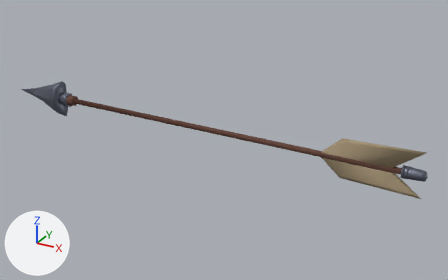
The FBX model Assets/Models/Arrow.fbx as it was, and as the next commit left it.
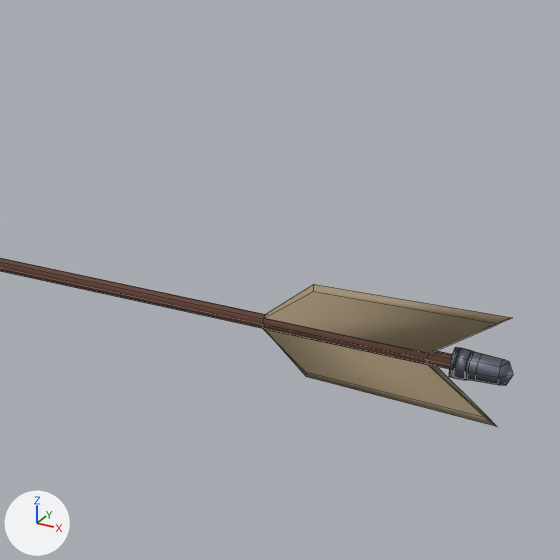
There are two pictures of each version: one whole from a 50 mm camera at (0.466, -0.762, 0.37) aimed at (0.037, 0.017, -0.02), one close up on the part from 47% to 100% of the width and 6% to 91% of the height. Lighting does not change. The marker at lower left points along +X, +Y and +Z. The close-ups show mesh edges as thin lines. Where no turn or scale is listed for an object, it has been applied to the vertices.

Script lines for the objects in view, before the commit:
```python
mat_feather = principled_material('Feather')
mat_feather.base_color = (0.376, 0.292, 0.178)  # beige #a59375
mat_feather.roughness = 0.774
me_arrow_mesh = bpy.data.meshes.new('Arrow Mesh')
me_arrow_mesh.from_pydata(...)  # 340 vertices, 340 faces; spans x -0.375..0.35, y -0.019..0.019, z -0.034..0.034
# faces by material slot: [80, 244, 16]
me_arrow_mesh.materials.append(mat_wood)  # brown #654235
me_arrow_mesh.materials.append(mat_metal)  # grey #737786
me_arrow_mesh.materials.append(mat_feather)  # beige #a59375
ob_arrow = bpy.data.objects.new('Arrow', me_arrow_mesh)
ob_arrow.location = (0.0, 0.0, 0.0)
```
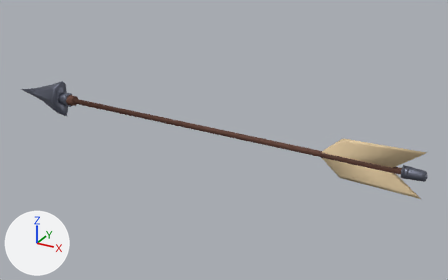
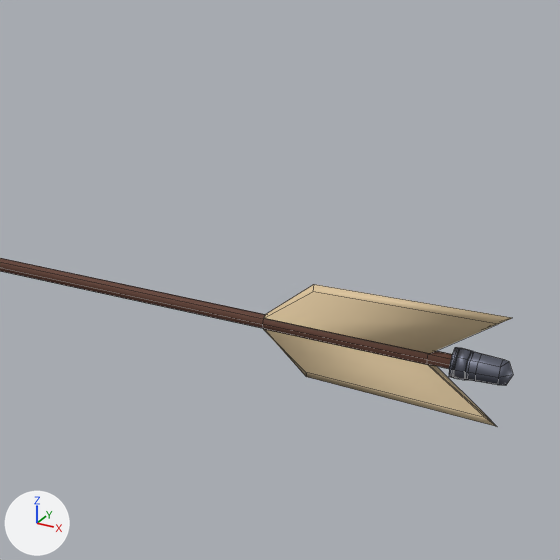
The newer file is also turned or shifted as a whole; pictures and numbers use the older file's frame.

Patch to the scene script:
```diff
--- a/Assets/Models/Arrow.fbx.py
+++ b/Assets/Models/Arrow.fbx.py
@@ mat_feather @@
 mat_feather = principled_material('Feather')
-mat_feather.base_color = (0.376, 0.292, 0.178)  # beige #a59375
+mat_feather.base_color = (0.753, 0.581, 0.35)  # beige #e1c9a0
 mat_feather.roughness = 0.774
```

What differs and where, as boxes (x1, y1, x2, y2) in the close-ups (560 x 560 px):
'Arrow', recoloured
    both: (262, 284, 511, 426)
